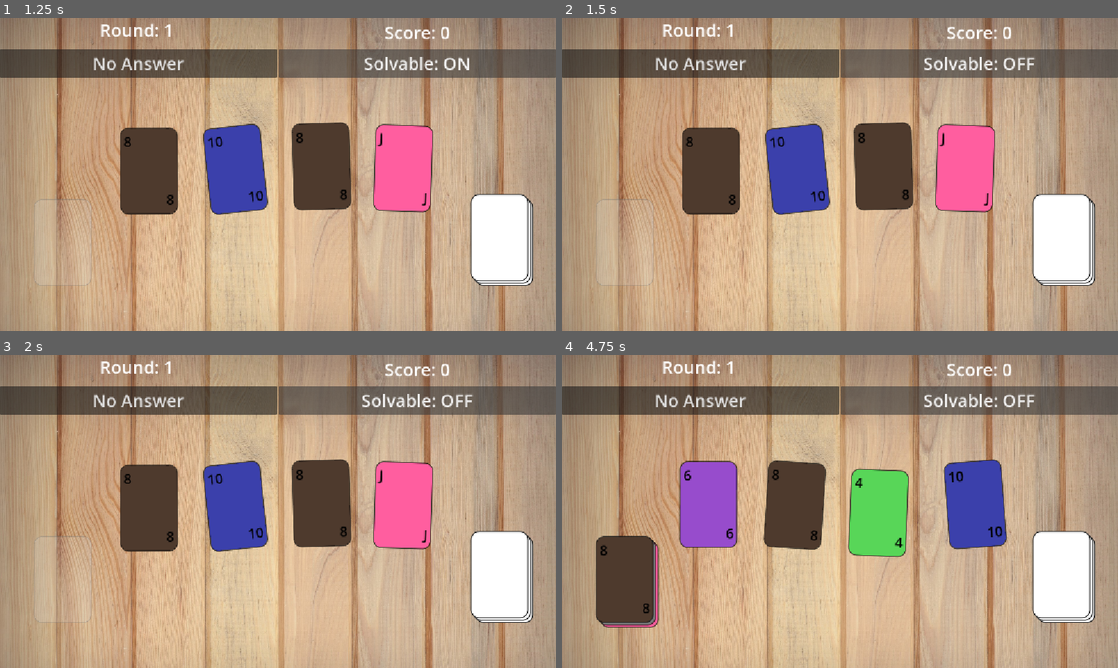
Above: before the commit, frames 1-4 (two rows, left to right).
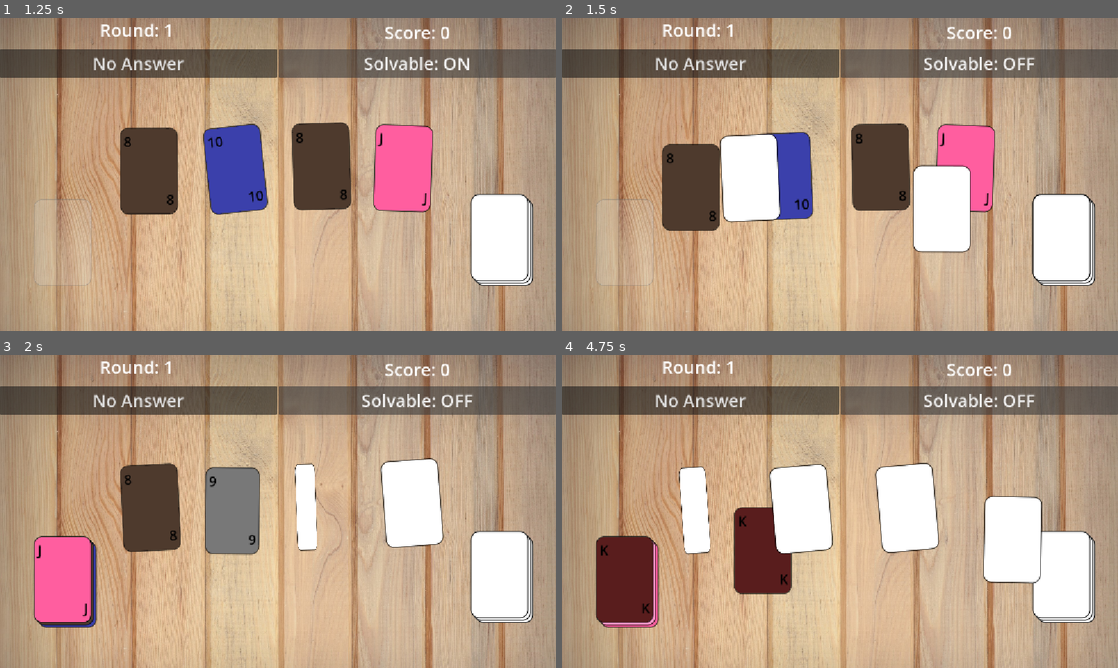
Above: after the commit, the same moments.

Repository: sky-q-xu/card-24
Game: Godot game, scene res://scenes/main.tscn
The game is run twice, just before and just after one commit, with the same random seed, the same clock (stepped at 60 frames per second) and the same inputs.
Inputs:
- Up to frame 1 (1.25 s): click "Solvable: OFF" at 0.5 s
- Up to frame 2 (1.5 s): click "Solvable: ON" at 1.25 s
- Up to frame 3 (2 s): no input
- Up to frame 4 (4.75 s): click "Solvable: OFF" at 2 s; click "Solvable: ON" at 2.75 s; click "Solvable: OFF" at 3.5 s; click "Solvable: ON" at 4.25 s

Frame 1 is identical in both runs. In frame 2, 9.5% of the frame differs, in the area x 18-96%, y 33-85%; in frame 3, 13%; in frame 4, 21%, in the area x 6-87%, y 33-87%.

Commit message:
Fix placard physics, stuck detection, and solvable toggle re-deal
- Switch placard steering from velocity override to apply_central_force
  so collisions with cards are respected instead of phased through
- Add stuck detection: settle in place if dist_final doesn't improve by
  15 px per 1.5 s window, catching both stationary and dancing placards
- Disable card input_pickable during operator bar to prevent cards from
  intercepting clicks intended for placards
- Re-deal on Solvable toggle in both directions (was only re-dealing
  when toggling ON)

Co-Authored-By: Claude Sonnet 4.6 <noreply@anthropic.com>

Diff:
--- a/scripts/hud.gd
+++ b/scripts/hud.gd
@@ -25,8 +25,7 @@
 func _on_solvable_toggled() -> void:
 	GameManager.ensure_solvable = !GameManager.ensure_solvable
 	solvable_toggle.text = "Solvable: ON" if GameManager.ensure_solvable else "Solvable: OFF"
-	if GameManager.ensure_solvable:
-		GameManager.deal_new_round(false)
+	GameManager.deal_new_round(false)
 
 func _on_no_answer_pressed() -> void:
 	GameManager.give_up()
--- a/scripts/main.gd
+++ b/scripts/main.gd
@@ -544,3 +544,4 @@
 func _set_cards_interactive(enabled: bool) -> void:
 	for card in _live_cards:
 		card.input_enabled = enabled
+		card.input_pickable = enabled
--- a/scripts/operator_placard.gd
+++ b/scripts/operator_placard.gd
@@ -13,13 +13,18 @@
 var _path: Array          = []   # Array[Vector2] — current planned route
 var _path_idx: int        = 0
 var _recalc_timer: float  = 0.0
+var _stuck_timer: float    = 0.0
+var _stuck_ref_dist: float = INF  # dist_final at start of each check window
 
 const MAX_SPEED           := 400.0  # px/s
+const STEER_STRENGTH      := 20.0   # steering convergence rate (higher = snappier)
 const ARRIVE_DIST         := 80.0   # slow-down radius near final target
 const SETTLE_DIST         := 55.0   # close enough to target → activate
 const WAYPOINT_REACH      := 30.0   # close enough to intermediate waypoint → advance
 const TIMEOUT             := 8.0
 const RECALC_INTERVAL     := 0.05   # seconds between full-path recalculations
+const STUCK_CHECK_INTERVAL := 1.5   # seconds per progress window ← easy to tune
+const STUCK_MIN_PROGRESS  := 15.0   # px closer to target needed per window to not settle
 const CARD_EDGE_CLEARANCE := 100.0   # px clearance from card edge ← easy to tune
 const MAX_SUBDIVIDE_ITERS := 4      # how many times to recursively split blocked segs
 const HUD_CLEARANCE       := 240.0  # px from top to clear the HUD bar ← easy to tune
@@ -45,9 +50,11 @@
 	_live_cards   = cards
 	_seeking      = true
 	_elapsed      = 0.0
-	_recalc_timer = RECALC_INTERVAL  # trigger immediate calculation
-	_path         = [global_position, target]
-	_path_idx     = 1
+	_recalc_timer  = RECALC_INTERVAL  # trigger immediate calculation
+	_path          = [global_position, target]
+	_path_idx      = 1
+	_stuck_timer   = 0.0
+	_stuck_ref_dist = INF  # first window always passes
 	freeze        = false
 	mass          = 0.05
 	linear_damp   = 0.0
@@ -77,10 +84,27 @@
 	var current_wp: Vector2 = _path[_path_idx] if _path_idx < _path.size() else _target_pos
 	var to_wp := current_wp - global_position
 	var dist_final := global_position.distance_to(_target_pos)
-	var speed := MAX_SPEED * minf(dist_final / ARRIVE_DIST, 1.0)
+	var target_speed := MAX_SPEED * minf(dist_final / ARRIVE_DIST, 1.0)
 
 	if to_wp.length() > 0.5:
-		linear_velocity = to_wp.normalized() * speed
+		var desired_vel := to_wp.normalized() * target_speed
+		# Apply a steering force rather than overriding velocity directly.
+		# Multiplying by mass makes the acceleration mass-independent.
+		# Physics engine still processes collisions, so placards can't phase through cards.
+		apply_central_force((desired_vel - linear_velocity) * STEER_STRENGTH * mass)
+
+	# Hard cap so accumulated forces can't exceed MAX_SPEED
+	linear_velocity = linear_velocity.limit_length(MAX_SPEED)
+
+	# Stuck detection: settle if not getting meaningfully closer to target each window.
+	# Catches both "not moving" and "dancing in place without progress".
+	_stuck_timer += delta
+	if _stuck_timer >= STUCK_CHECK_INTERVAL:
+		if dist_final > _stuck_ref_dist - STUCK_MIN_PROGRESS:
+			_arrive()
+			return
+		_stuck_ref_dist = dist_final
+		_stuck_timer    = 0.0
 
 	if dist_final < SETTLE_DIST:
 		_arrive()
